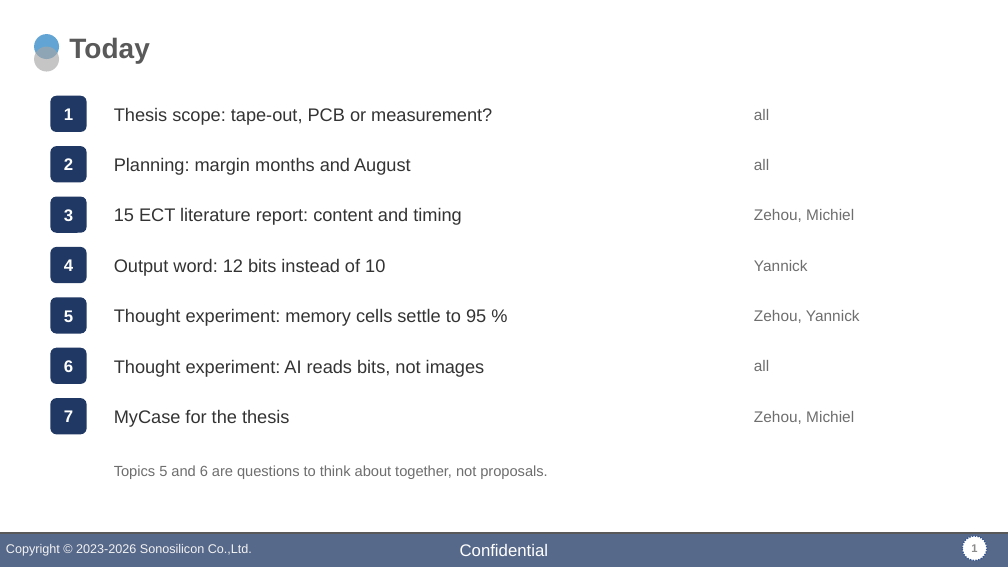
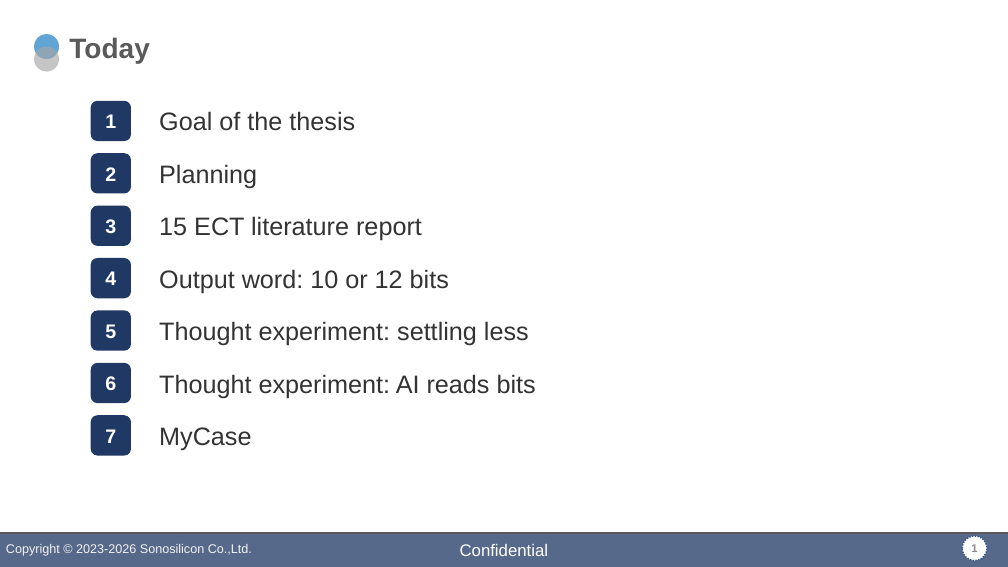
Before and after one commit to DirkJanKr/F280049C_MotorDrive, a slide deck: slide 1 of Zaan_MATLAB/slides/zaan_professor_visit.pptx. Drawn at 1008x567 pixels with LibreOffice and Linux fonts; fonts in the diff are those of the drawing; background and template pictures are left out. Boxes give left, top, right and bottom in pixels: in the first picture for what was removed or moved away, otherwise in the second. Text is boxed around its words. In the diff, an @@ line names an element or a change of style, - is before the commit and + after.

```diff
--- a/Zaan_MATLAB/slides/zaan_professor_visit.pptx
+++ b/Zaan_MATLAB/slides/zaan_professor_visit.pptx
@@ rounded rectangle "1" resized from (x1=50, y1=96, x2=87, y2=132) to (x1=91, y1=101, x2=131, y2=141) @@
@@ text at (x1=159, y1=111, x2=355, y2=131): text changed; size 13 to 18 pt @@
-Thesis scope: tape-out, PCB or measurement?
+Goal of the thesis
@@ text removed at (x1=754, y1=109, x2=769, y2=120) @@
-all
@@ rounded rectangle "2" resized from (x1=50, y1=146, x2=87, y2=182) to (x1=91, y1=153, x2=131, y2=194) @@
@@ text removed at (x1=114, y1=157, x2=411, y2=175) @@
-Planning: margin months and August
@@ text added at (x1=159, y1=164, x2=257, y2=189), 18 pt, text #333333 @@
+Planning
@@ text removed at (x1=754, y1=159, x2=769, y2=170) @@
-all
@@ rounded rectangle "3" resized from (x1=50, y1=197, x2=87, y2=233) to (x1=91, y1=206, x2=131, y2=246) @@
@@ text removed at (x1=754, y1=209, x2=854, y2=222) @@
-Zehou, Michiel
@@ text at (x1=159, y1=216, x2=422, y2=241): text changed; size 13 to 18 pt @@
-15 ECT literature report: content and timing
+15 ECT literature report
@@ rounded rectangle "4" resized from (x1=50, y1=247, x2=87, y2=283) to (x1=91, y1=258, x2=131, y2=298) @@
@@ text at (x1=159, y1=269, x2=449, y2=293): text changed; size 13 to 18 pt @@
-Output word: 12 bits instead of 10
+Output word: 10 or 12 bits
@@ text removed at (x1=754, y1=260, x2=808, y2=271) @@
-Yannick
@@ rounded rectangle "5" resized from (x1=50, y1=297, x2=87, y2=334) to (x1=91, y1=310, x2=131, y2=351) @@
@@ text removed at (x1=114, y1=308, x2=486, y2=326) @@
-Thought experiment: memory cells settle to 95 %
@@ text added at (x1=159, y1=321, x2=529, y2=346), 18 pt, text #333333 @@
+Thought experiment: settling less
@@ text removed at (x1=754, y1=310, x2=860, y2=323) @@
-Zehou, Yannick
@@ rounded rectangle "6" resized from (x1=50, y1=348, x2=87, y2=384) to (x1=91, y1=363, x2=131, y2=403) @@
@@ text at (x1=159, y1=374, x2=536, y2=398): text changed; size 13 to 18 pt @@
-Thought experiment: AI reads bits, not images
+Thought experiment: AI reads bits
@@ text removed at (x1=754, y1=360, x2=769, y2=371) @@
-all
@@ size 12 to 14 pt in 7 elements at (x1=91, y1=101, x2=131, y2=141), (x1=91, y1=153, x2=131, y2=194), (x1=91, y1=206, x2=131, y2=246), (x1=91, y1=258, x2=131, y2=298), (x1=91, y1=310, x2=131, y2=351), (x1=91, y1=363, x2=131, y2=403), (x1=91, y1=415, x2=131, y2=456) @@
@@ rounded rectangle "7" resized from (x1=50, y1=398, x2=87, y2=434) to (x1=91, y1=415, x2=131, y2=456) @@
@@ text removed at (x1=754, y1=411, x2=854, y2=424) @@
-Zehou, Michiel
@@ text at (x1=159, y1=427, x2=251, y2=451): text changed; size 13 to 18 pt @@
-MyCase for the thesis
+MyCase
@@ text removed at (x1=114, y1=465, x2=547, y2=479) @@
-Topics 5 and 6 are questions to think about together, not proposals.
```
Also in this commit, not shown: 5 other slides changed, 2 slides added, 2 slides removed.
